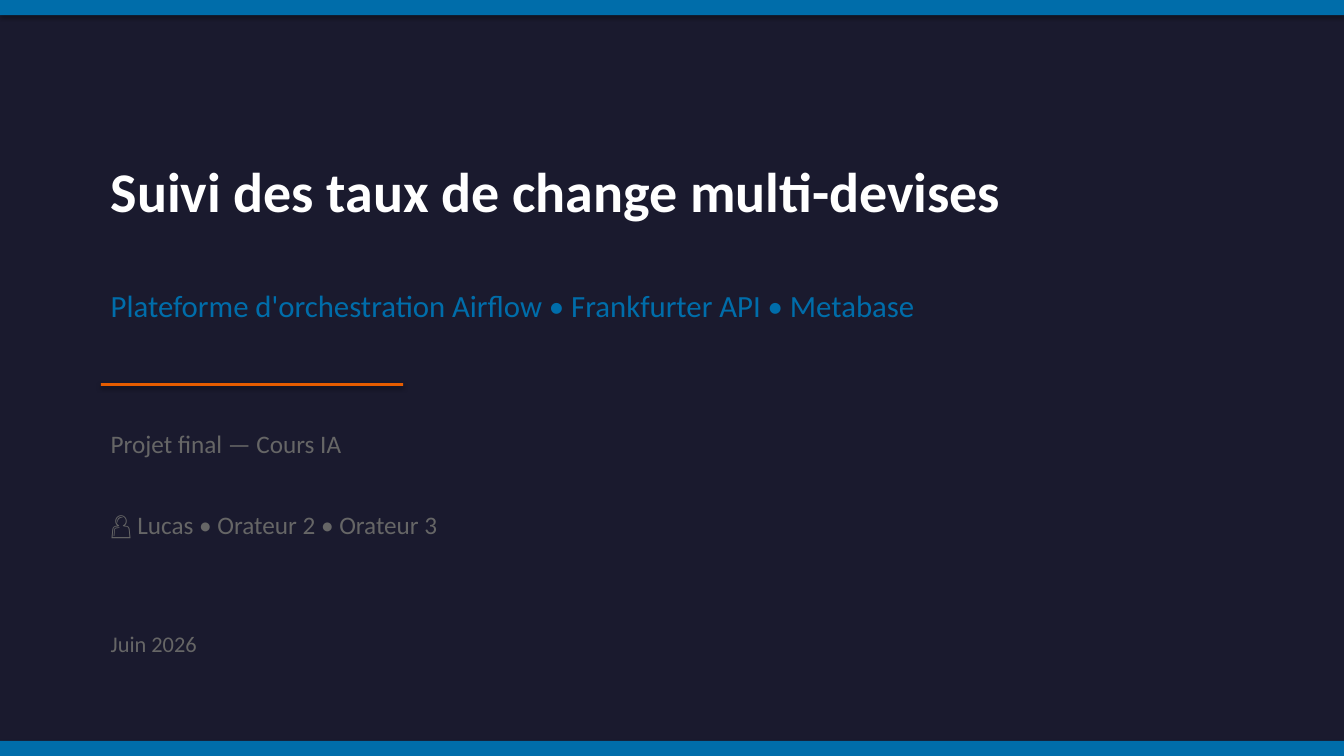
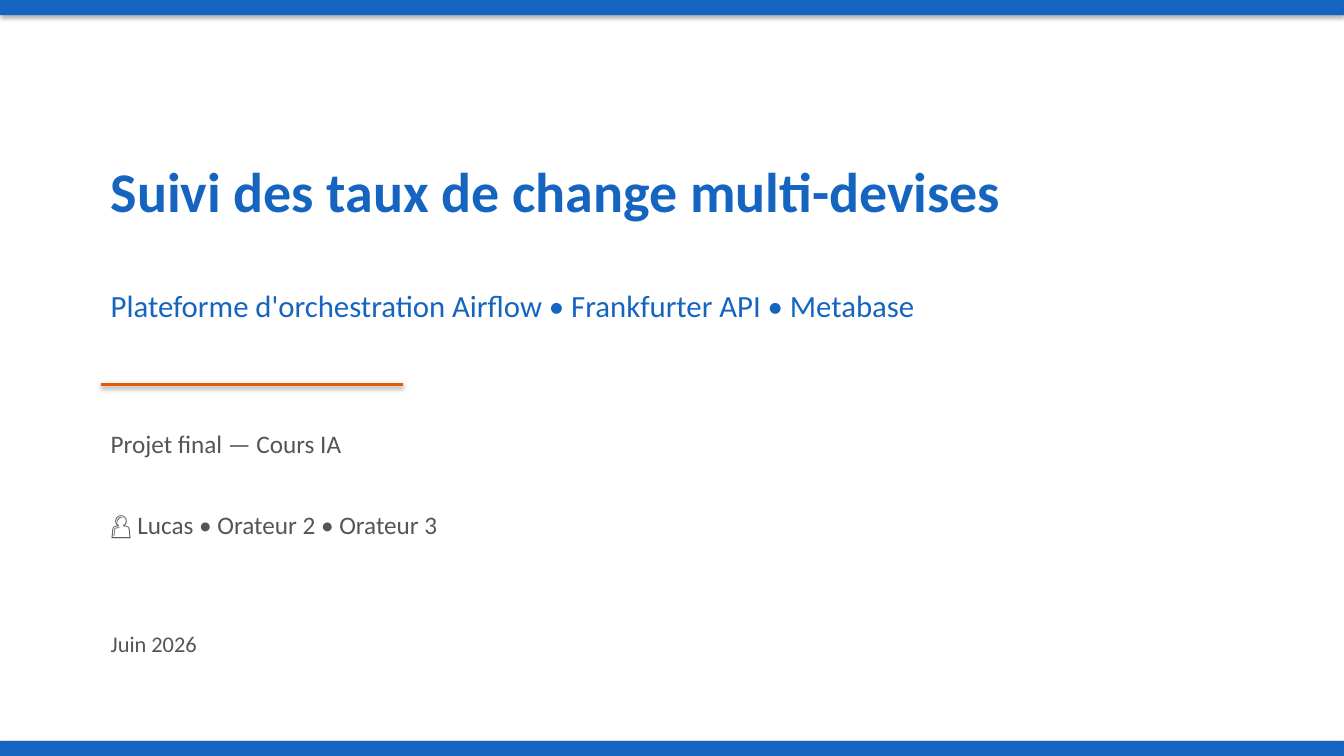
Before and after one commit to losangevert/forex-pipeline, a slide deck: slide 1 of presentation_forex_pipeline.pptx. Drawn at 1344x756 pixels with LibreOffice and Linux fonts; fonts in the diff are those of the drawing. Boxes give left, top, right and bottom in pixels: in the first picture for what was removed or moved away, otherwise in the second. Text is boxed around its words. In the diff, an @@ line names an element or a change of style, - is before the commit and + after.

Commit message:
Switch presentation to light theme

```diff
--- a/presentation_forex_pipeline.pptx
+++ b/presentation_forex_pipeline.pptx
@@ background #1A1A2E to #FFFFFF @@
@@ rectangle at [0, 0, 1344, 15]: fill #006DAA to #1565C0 @@
@@ text "Suivi des taux de change ..." at [111, 172, 1000, 222]: text colour #FFFFFF to #1565C0 @@
@@ text "Plateforme d'orchestration Airflow • Frankfurter ..." at [111, 295, 914, 318]: text colour #006DAA to #1565C0 @@
@@ text colour #666666 to #555555 in 3 elements at [111, 435, 341, 458], [137, 517, 437, 534], [111, 636, 196, 652] @@
@@ rectangle at [0, 741, 1344, 756]: fill #006DAA to #1565C0 @@
```
Also in this commit, not shown: 9 other slides changed, 1 other file.
